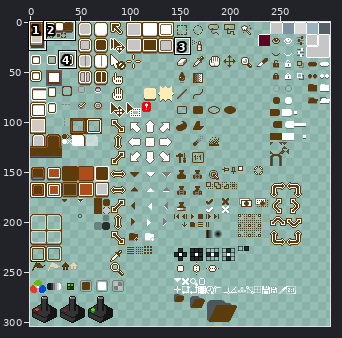
One commit to this sprite sheet: sheet.png. The first picture is a wide view before the edit; the outline marks the close-up.
Close-up. First the earlier version:
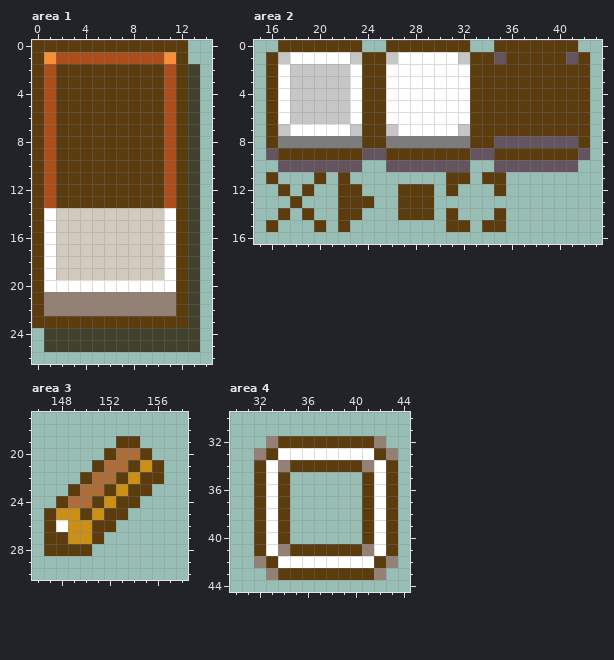
The file is 300x304 pixels. Pixels under 10% opacity are left out. Colours within 5 levels of each other are drawn and written as one. Shown: area 1: x 0..14, y 0..26; area 2: x 15..43, y 0..16; area 3: x 146..158, y 17..30; area 4: x 30..44, y 30..44. The commit also changed other parts of the picture, which this record leaves out.
Once edited:
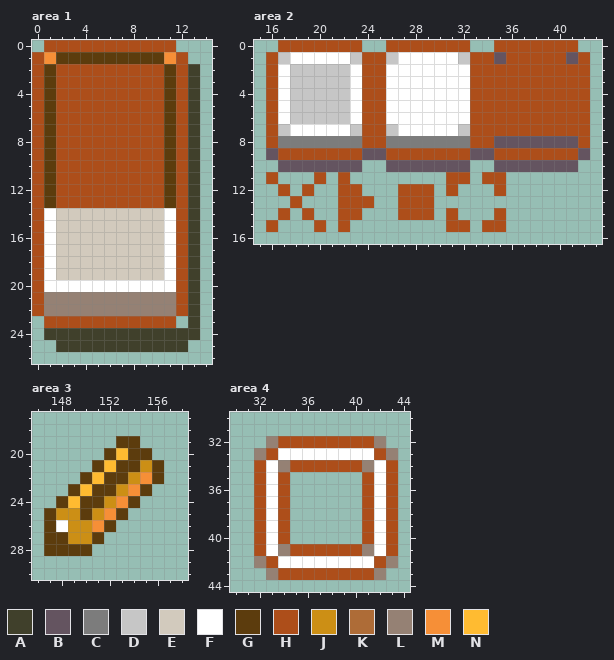
Palette (. is transparent): A #40402b  B #645460  C #7c7c7c  D #c6c6c6  E #d2cabd  F #ffffff  G #5c3c0d  H #ad4e1a  J #cc8f15  K #ae6c37  L #958174  M #f68f37  N #ffbb31
Change:
Changed rows in their new state; - is an unchanged pixel.
Area 1:
first column x 0:
 0 .HHHHHHHHHHH.-
 1 H-GGGGGGGGG-H-
 2 HGHHHHHHHHHGH-
 3 HGHHHHHHHHHGH-
 4 HGHHHHHHHHHGH-
 5 HGHHHHHHHHHGH-
 6 HGHHHHHHHHHGH-
 7 HGHHHHHHHHHGH-
 8 HGHHHHHHHHHGH-
 9 HGHHHHHHHHHGH-
10 HGHHHHHHHHHGH-
11 HGHHHHHHHHHGH-
12 HGHHHHHHHHHGH-
13 HGHHHHHHHHHGH-
14 H-----------H-
15 H-----------H-
16 H-----------H-
17 H-----------H-
18 H-----------H-
19 H-----------H-
20 H-----------H-
21 H-----------H-
22 H-----------H-
23 .HHHHHHHHHHH.-
25 -.-----------.
Area 2:
first column x 16:
 0 -HHHHHHH--HHHHHHH--HHHHHHH-
 1 H-------HH-------HH-HHHHH-H
 2 H-------HH-------HHHHHHHHHH
 3 H-------HH-------HHHHHHHHHH
 4 H-------HH-------HHHHHHHHHH
 5 H-------HH-------HHHHHHHHHH
 6 H-------HH-------HHHHHHHHHH
 7 H-------HH-------HHHHHHHHHH
 8 H-------HH-------HH-------H
 9 -HHHHHHH--HHHHHHH--HHHHHHH-
11 H---H-H--------HH-HH-------
12 -H-H--HH---HHH-H---H-------
13 --H---HHH--HHH-------------
14 -H-H--HH---HHH-H---H-------
15 H---H-H--------HH-HH-------
Area 3:
first column x 149:
20 ----NG-
21 ---NG--
22 --NG--M
23 -NG--M-
24 NG--M--
25 ---M---
26 --M----
Area 4:
first column x 32:
32 --HHHHHHHH--
33 -H--------H-
34 H--HHHHHH--H
35 H-H------H-H
36 H-H------H-H
37 H-H------H-H
38 H-H------H-H
39 H-H------H-H
40 H-H------H-H
41 H--HHHHHH--H
42 -H--------H-
43 --HHHHHHHH--
Changed places in both close-ups, as pixel boxes (x1, y1, x2, y2):
changed: (32, 40, 200, 352)
changed: (266, 40, 590, 232)
changed: (68, 448, 152, 532)
changed: (254, 436, 398, 580)
